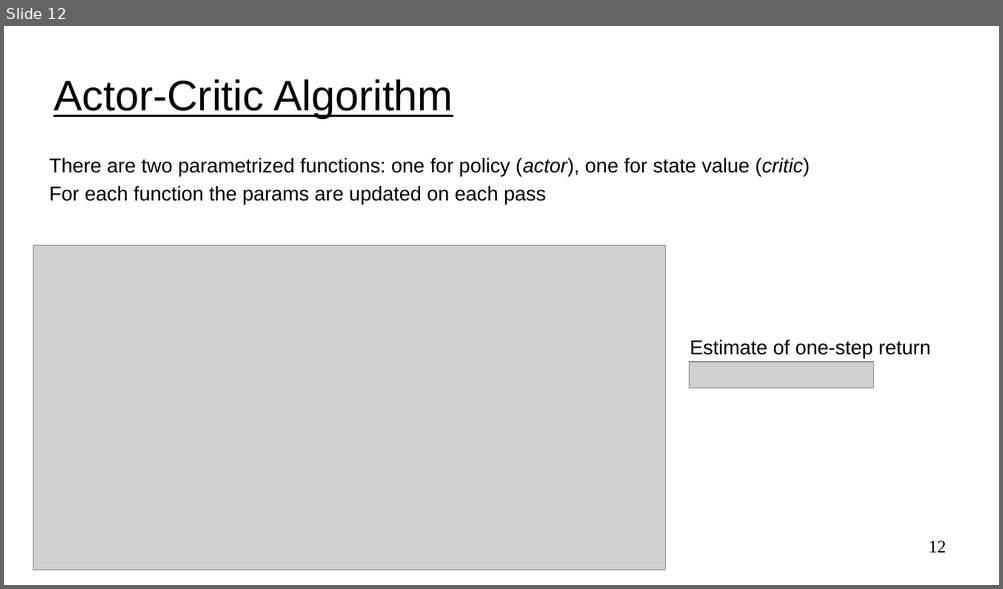
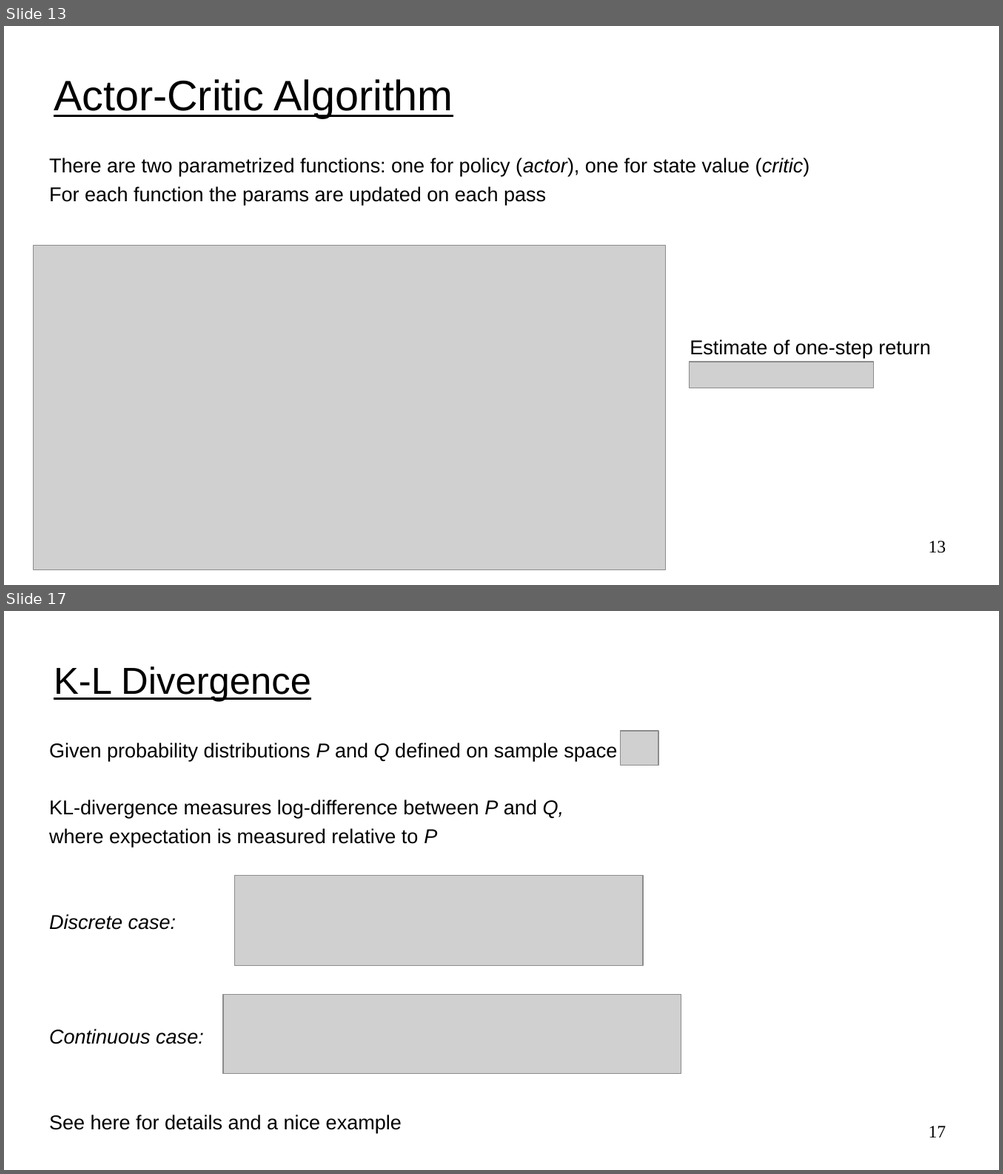
Before and after one commit to UVADS/reinforcement_learning, a slide deck: 08_policy_gradients_extensions/policy_gradients_extensions.ppt. Shown one above the other, each under a label of ours: slide 12 before the commit, slides 13 and 17 after it; the slides between them are not shown. The pictures are 1003x589 and 1003x1174 pixels, drawn with LibreOffice and Linux fonts; fonts in the diff are those of the drawing; grey boxes stand for pictures. Boxes give left, top, right and bottom in pixels: in the first picture for what was removed or moved away, otherwise in the second. Text is boxed around its words. In the diff, an @@ line names an element or a change of style, - is before the commit and + after.

```diff
--- a/08_policy_gradients_extensions/policy_gradients_extensions.ppt
+++ b/08_policy_gradients_extensions/policy_gradients_extensions.ppt
@@ slide 17 added at (4, 611, 999, 1170), background #FFFFFF @@
@@ title added at (54, 667, 311, 702), 30 pt, text #000000, underline @@
+K-L Divergence
@@ text added at (49, 743, 617, 1133), 16 pt, text #000000 @@
+Given probability distributions P and Q defined on sample space
+KL-divergence measures log-difference between P and Q,
+where expectation is measured relative to P
+Discrete case:
+Continuous case:
+See here for details and a nice example
@@ picture added at (620, 731, 658, 766) @@
@@ picture added at (234, 877, 643, 967) @@
@@ picture added at (223, 994, 681, 1074) @@
@@ page number added at (928, 1126, 946, 1138), 14 pt, text #000000 @@
+17
@@ what was slide 12 is now slide 13 @@
@@ page number at (928, 541, 946, 554): text changed @@
-12
+13
```
Also in this commit, not shown: 2 slides changed, 16 other slides added, 3 other files.
